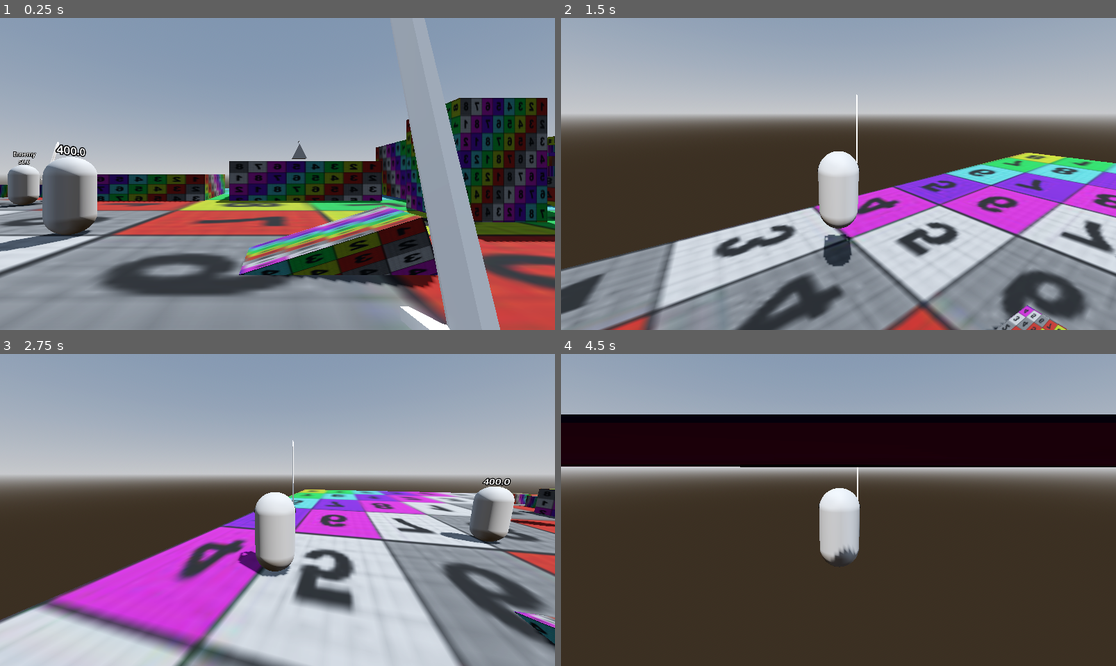
Above: before the commit, frames 1-4 (two rows, left to right).
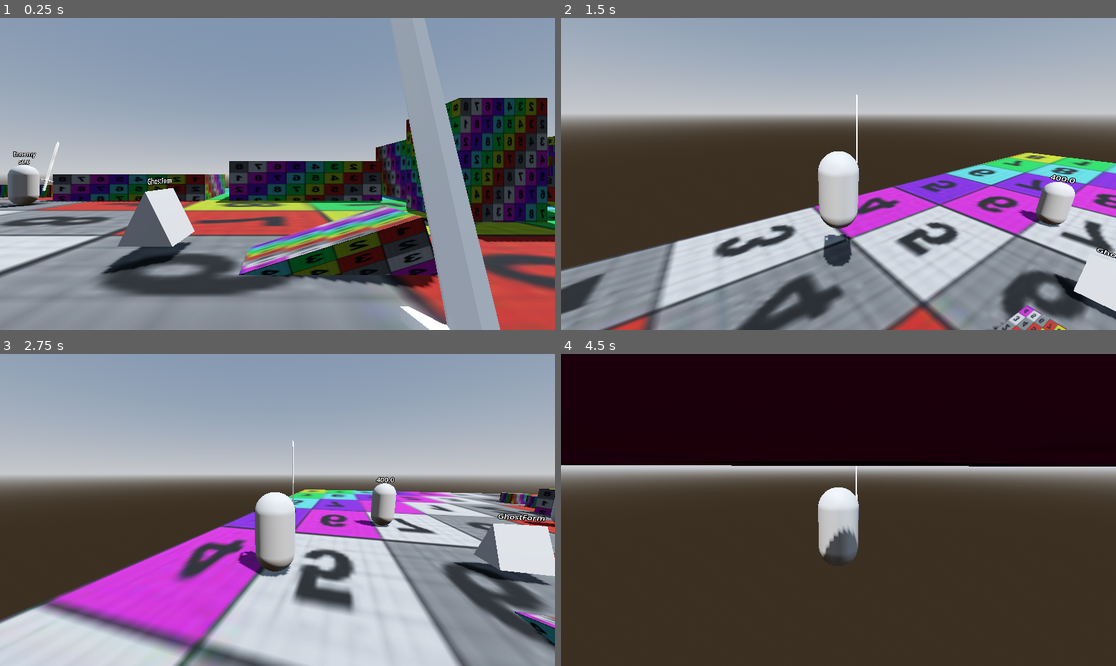
Above: after the commit, the same moments.

Repository: SamTheSagace/DonjonCrawler
Game: Godot game, scene res://scenes/game.tscn
Same seed, same stepped clock (60 frames per second), same inputs: the game is played once before the commit and once after it.
Inputs (mouse positions are in pixels of both pictures, inside the frame that each line leads up to):
- Up to frame 1 (0.25 s): no input
- Up to frame 2 (1.5 s): tap Enter (ui_accept) at 0.5, 0.6 s; move the mouse to (960, 158) at 0.52 s; hold Right (right) 0.53-1.28 s; click (960, 158) at 0.67 s; tap Space (jump) at 0.77 s; move the mouse to (810, 174) at 1.27 s; hold W (forward) from 1.28 s (still down); tap Middle mouse button (camera) at 1.35 s
- Up to frame 3 (2.75 s): keep holding W (forward); tap Space (jump) at 1.52 s; tap Enter (ui_accept) at 1.55, 2.3 s; move the mouse to (288, 503) at 2.02 s; press the mouse at (288, 503) at 2.03 s
- Up to frame 4 (4.5 s): keep holding W (forward); move the mouse to (832, 516) at 2.77 s; release the mouse at (832, 516) at 2.78 s; tap Ctrl (sneak, bound only after the commit) at 2.85 s; tap Space (jump) at 3.02, 3.77 s; tap Enter (ui_accept) at 3.05, 3.8 s; move the mouse to (877, 513) at 3.52 s; hold Shift (sneak, bound only before the commit) 3.53-4.28 s; move the mouse to (794, 506) at 4.27 s; tap Alt (sprint) at 4.35 s

The runs differ from the first frame. In frame 1, 4.9% of the frame differs, in the area x 0-56%, y 39-83%; in frame 2, 2.0%; in frame 3, 4.1%; in frame 4, 20%, in the area x 0-100%, y 0-67%.

Commit message:
added animation on hit, changed the way ghostsword takes its weapon

Diff:
--- a/Components/Characters/NPCs/Dummy/Dummy.tscn
+++ b/Components/Characters/NPCs/Dummy/Dummy.tscn
@@ -1,14 +1,76 @@
-[gd_scene load_steps=7 format=3 uid="uid://pi12nha5o2yq"]
+[gd_scene load_steps=11 format=3 uid="uid://pi12nha5o2yq"]
 
 [ext_resource type="Script" uid="uid://ddgi7w5lbg2k3" path="res://Components/Characters/NPCs/Dummy/dummy.gd" id="1_ti8cp"]
 [ext_resource type="PackedScene" uid="uid://bkcotb4wiqh2g" path="res://Components/Characters/HitboxComponent.tscn" id="2_0n3s4"]
 [ext_resource type="PackedScene" uid="uid://bu866va6wl0v0" path="res://Components/Characters/HealthComponent.tscn" id="3_1sesn"]
+[ext_resource type="Script" uid="uid://2ger1cq2sfsm" path="res://Components/Characters/NPCs/Dummy/body_animation.gd" id="4_6klwy"]
 
 [sub_resource type="CapsuleShape3D" id="CapsuleShape3D_1sesn"]
 
 [sub_resource type="CapsuleShape3D" id="CapsuleShape3D_0n3s4"]
 
 [sub_resource type="CapsuleMesh" id="CapsuleMesh_lhpcd"]
+
+[sub_resource type="Animation" id="Animation_6klwy"]
+length = 0.001
+tracks/0/type = "value"
+tracks/0/imported = false
+tracks/0/enabled = true
+tracks/0/path = NodePath("..:rotation")
+tracks/0/interp = 1
+tracks/0/loop_wrap = true
+tracks/0/keys = {
+"times": PackedFloat32Array(0),
+"transitions": PackedFloat32Array(1),
+"update": 0,
+"values": [Vector3(0, 0, 0)]
+}
+tracks/1/type = "value"
+tracks/1/imported = false
+tracks/1/enabled = true
+tracks/1/path = NodePath("..:position")
+tracks/1/interp = 1
+tracks/1/loop_wrap = true
+tracks/1/keys = {
+"times": PackedFloat32Array(0),
+"transitions": PackedFloat32Array(1),
+"update": 0,
+"values": [Vector3(0, 0, 0)]
+}
+
+[sub_resource type="Animation" id="Animation_0qu2q"]
+resource_name = "damageTaken"
+length = 0.27
+tracks/0/type = "value"
+tracks/0/imported = false
+tracks/0/enabled = true
+tracks/0/path = NodePath("..:rotation")
+tracks/0/interp = 1
+tracks/0/loop_wrap = true
+tracks/0/keys = {
+"times": PackedFloat32Array(0, 0.13333334, 0.27),
+"transitions": PackedFloat32Array(1, 1, 1),
+"update": 0,
+"values": [Vector3(0, 0, 0), Vector3(-0.06607816, 0, 0), Vector3(0, 0, 0)]
+}
+tracks/1/type = "value"
+tracks/1/imported = false
+tracks/1/enabled = true
+tracks/1/path = NodePath("..:position")
+tracks/1/interp = 1
+tracks/1/loop_wrap = true
+tracks/1/keys = {
+"times": PackedFloat32Array(0, 0.13333334, 0.27),
+"transitions": PackedFloat32Array(1, 1, 1),
+"update": 0,
+"values": [Vector3(0, 0, 0), Vector3(0, 0, -0.108848214), Vector3(0, 0, 0)]
+}
+
+[sub_resource type="AnimationLibrary" id="AnimationLibrary_panqs"]
+_data = {
+&"RESET": SubResource("Animation_6klwy"),
+&"damageTaken": SubResource("Animation_0qu2q")
+}
 
 [node name="Dummy" type="CharacterBody3D" node_paths=PackedStringArray("health")]
 script = ExtResource("1_ti8cp")
@@ -39,3 +101,11 @@
 transform = Transform3D(1, 0, 0, 0, 1, 0, 0, 0, 1, 0, 2.1692958, 0)
 pixel_size = 0.009
 text = "eeeeeeeeeeeeeeeee"
+
+[node name="BodyAnimation" type="AnimationPlayer" parent="." node_paths=PackedStringArray("health")]
+root_node = NodePath("../WorldModel/MeshInstance3D")
+libraries = {
+&"": SubResource("AnimationLibrary_panqs")
+}
+script = ExtResource("4_6klwy")
+health = NodePath("../HealthComponent")
--- /dev/null
+++ b/Components/Characters/NPCs/Dummy/body_animation.gd
@@ -0,0 +1,10 @@
+extends AnimationPlayer
+
+@export var health : HealthComponent
+# Called when the node enters the scene tree for the first time.
+func _ready() -> void:
+	health.damageTaken.connect(_on_damage_taken)
+	pass
+
+func _on_damage_taken(dmg):
+	play('damageTaken')
--- a/Components/Characters/NPCs/Dummy/dummy.gd
+++ b/Components/Characters/NPCs/Dummy/dummy.gd
@@ -1,15 +1,17 @@
 extends CharacterBody3D
 
 @export var health : HealthComponent
-
 
 const SPEED = 5.0
 const JUMP_VELOCITY = 4.5
 @export var Regeneration := 2
 func _ready():
 	if health:
+		health.damageTaken.connect(_on_damage_taken)
 		%Health.text = var_to_str(health.health)
 
+func _on_damage_taken(dmg):
+	print(dmg)
 
 func _process(delta):
 	if health:
@@ -17,21 +19,11 @@
 		if health.health < health.Max_health:
 			var dif = health.Max_health - health.health
 			if  dif > Regeneration:
-				print("Regenerating", health.health, health.Max_health)
 				health.health += Regeneration
 			else :
-				print("should complete")
 				health.health += dif
 
 func _physics_process(delta):
 	# Add the gravity.
 	if not is_on_floor():
 		velocity += get_gravity() * delta
-	#var direction = (transform.basis * Vector3(input_dir.x, 0, input_dir.y)).normalized()
-	#if direction:
-		#velocity.x = direction.x * SPEED
-		#velocity.z = direction.z * SPEED
-	#else:
-		#velocity.x = move_toward(velocity.x, 0, SPEED)
-		#velocity.z = move_toward(velocity.z, 0, SPEED)
-	move_and_slide()
--- a/Components/Characters/NPCs/Ennemy1/Ennemy1.tscn
+++ b/Components/Characters/NPCs/Ennemy1/Ennemy1.tscn
@@ -7,6 +7,7 @@
 [ext_resource type="Resource" uid="uid://c73x0ieajhcws" path="res://Components/Objects/weapon_manager/sword/sword.tres" id="4_4h2bd"]
 [ext_resource type="Script" uid="uid://dmlgkbxt4c6mn" path="res://Components/Objects/weapon_manager/Animations/model_anim.gd" id="5_5ya66"]
 [ext_resource type="PackedScene" uid="uid://pj2jrig5rx6h" path="res://Components/Objects/weapon_manager/sword/sword.glb" id="6_4h2bd"]
+[ext_resource type="Script" uid="uid://2ger1cq2sfsm" path="res://Components/Characters/NPCs/Dummy/body_animation.gd" id="8_1v2vy"]
 
 [sub_resource type="CapsuleShape3D" id="CapsuleShape3D_1v2vy"]
 
@@ -50,6 +51,67 @@
 }
 
 [sub_resource type="CapsuleShape3D" id="CapsuleShape3D_4fqi0"]
+
+[sub_resource type="Animation" id="Animation_6klwy"]
+length = 0.001
+tracks/0/type = "value"
+tracks/0/imported = false
+tracks/0/enabled = true
+tracks/0/path = NodePath("..:rotation")
+tracks/0/interp = 1
+tracks/0/loop_wrap = true
+tracks/0/keys = {
+"times": PackedFloat32Array(0),
+"transitions": PackedFloat32Array(1),
+"update": 0,
+"values": [Vector3(0, 0, 0)]
+}
+tracks/1/type = "value"
+tracks/1/imported = false
+tracks/1/enabled = true
+tracks/1/path = NodePath("..:position")
+tracks/1/interp = 1
+tracks/1/loop_wrap = true
+tracks/1/keys = {
+"times": PackedFloat32Array(0),
+"transitions": PackedFloat32Array(1),
+"update": 0,
+"values": [Vector3(0, 0, 0)]
+}
+
+[sub_resource type="Animation" id="Animation_0qu2q"]
+resource_name = "damageTaken"
+length = 0.27
+tracks/0/type = "value"
+tracks/0/imported = false
+tracks/0/enabled = true
+tracks/0/path = NodePath("..:rotation")
+tracks/0/interp = 1
+tracks/0/loop_wrap = true
+tracks/0/keys = {
+"times": PackedFloat32Array(0, 0.13333334, 0.27),
+"transitions": PackedFloat32Array(1, 1, 1),
+"update": 0,
+"values": [Vector3(0, 0, 0), Vector3(-0.06607816, 0, 0), Vector3(0, 0, 0)]
+}
+tracks/1/type = "value"
+tracks/1/imported = false
+tracks/1/enabled = true
+tracks/1/path = NodePath("..:position")
+tracks/1/interp = 1
+tracks/1/loop_wrap = true
+tracks/1/keys = {
+"times": PackedFloat32Array(0, 0.13333334, 0.27),
+"transitions": PackedFloat32Array(1, 1, 1),
+"update": 0,
+"values": [Vector3(0, 0, 0), Vector3(0, 0, -0.108848214), Vector3(0, 0, 0)]
+}
+
+[sub_resource type="AnimationLibrary" id="AnimationLibrary_panqs"]
+_data = {
+&"RESET": SubResource("Animation_6klwy"),
+&"damageTaken": SubResource("Animation_0qu2q")
+}
 
 [node name="Ennemy1" type="CharacterBody3D" node_paths=PackedStringArray("health")]
 script = ExtResource("1_4h2bd")
@@ -103,3 +165,11 @@
 [node name="FloorColision" type="CollisionShape3D" parent="."]
 transform = Transform3D(1, 0, 0, 0, 1, 0, 0, 0, 1, 0, 1, 0)
 shape = SubResource("CapsuleShape3D_4fqi0")
+
+[node name="BodyAnimation" type="AnimationPlayer" parent="." node_paths=PackedStringArray("health")]
+root_node = NodePath("../WorldModel/MeshInstance3D")
+libraries = {
+&"": SubResource("AnimationLibrary_panqs")
+}
+script = ExtResource("8_1v2vy")
+health = NodePath("../HealthComponent")
--- a/Components/Characters/NPCs/Ennemy1/ennemy_1.gd
+++ b/Components/Characters/NPCs/Ennemy1/ennemy_1.gd
@@ -16,8 +16,8 @@
 		velocity += get_gravity() * delta
 
 	# Handle jump.
-	if Input.is_action_just_pressed("ui_accept") and is_on_floor():
-		velocity.y = JUMP_VELOCITY
+	#if Input.is_act&ion_just_pressed("ui_accept") and is_on_floor():
+		#velocity.y = JUMP_VELOCITY
 
 	# Get the input direction and handle the movement/deceleration.
 	# As good practice, you should replace UI actions with custom gameplay actions.
--- a/Components/Characters/health_component.gd
+++ b/Components/Characters/health_component.gd
@@ -4,13 +4,14 @@
 @export var Max_health := 50
 
 var health : float
-
+signal damageTaken(dmg)
 
 func _ready():
 	health = Max_health
 
 func damage(attack: Attack):
-	print(attack.attack_Damage)
+	emit_signal('damageTaken',attack.attack_Damage)
 	health -= attack.attack_Damage
+
 	if health <= 0:
 		get_parent().queue_free()
--- a/Components/Characters/hitbox_component.gd
+++ b/Components/Characters/hitbox_component.gd
@@ -4,6 +4,5 @@
 @export var health_component : HealthComponent
 
 func damage(attack: Attack):
-	print("arg")
 	if health_component:
 		health_component.damage(attack)
--- a/Components/Characters/player/Player.tscn
+++ b/Components/Characters/player/Player.tscn
@@ -118,12 +118,11 @@
 [node name="Hand" type="Node3D" parent="WorldModel/body"]
 transform = Transform3D(1, 0, 0, 0, 0.9659255, 0.25881895, 0, -0.25881895, 0.9659255, 0.5, 0, -0.5)
 
-[node name="WorldModelAnimation" type="AnimationPlayer" parent="WorldModel/body/Hand" node_paths=PackedStringArray("player", "weaponManager")]
+[node name="WorldModelAnimation" type="AnimationPlayer" parent="WorldModel/body/Hand" node_paths=PackedStringArray("weaponManager")]
 libraries = {
 &"": SubResource("AnimationLibrary_6r5ir")
 }
 script = ExtResource("6_6r5ir")
-player = NodePath("../../../..")
 weaponManager = NodePath("../../../../WeaponManager")
 
 [node name="sword" parent="WorldModel/body/Hand" instance=ExtResource("4_eef07")]
@@ -157,12 +156,11 @@
 unique_name_in_owner = true
 transform = Transform3D(1, 0, 0, 0, 0.9659255, 0.25881895, 0, -0.25881895, 0.9659255, 0.5, -0.5, -0.5)
 
-[node name="ViewModelAnim" type="AnimationPlayer" parent="Head/SpringArm3D/CameraSmooth/Camera3D/ViewModel" node_paths=PackedStringArray("player", "weaponManager")]
+[node name="ViewModelAnim" type="AnimationPlayer" parent="Head/SpringArm3D/CameraSmooth/Camera3D/ViewModel" node_paths=PackedStringArray("weaponManager")]
 libraries = {
 &"": SubResource("AnimationLibrary_gxfno")
 }
 script = ExtResource("6_6r5ir")
-player = NodePath("../../../../../..")
 weaponManager = NodePath("../../../../../../WeaponManager")
 
 [node name="sword" parent="Head/SpringArm3D/CameraSmooth/Camera3D/ViewModel" instance=ExtResource("4_eef07")]
--- a/Components/Characters/player/player.gd
+++ b/Components/Characters/player/player.gd
@@ -25,10 +25,6 @@
 const MAX_STEP_HEIGHT = 0.5
 var _snapped_to_stairs_last_frame := false
 var _last_frame_was_on_floor = -INF
-
-
-@export var view_model_anim : AnimationPlayer
-@export var world_model_anim : AnimationPlayer
 
 
 @onready var head = $Head
--- a/Components/Objects/Upgrades/GhostArm/GhostArm.tres
+++ b/Components/Objects/Upgrades/GhostArm/GhostArm.tres
@@ -1,10 +1,12 @@
-[gd_resource type="Resource" script_class="GhostArmUpgrade" load_steps=3 format=3 uid="uid://cwwovcfxr5kig"]
+[gd_resource type="Resource" script_class="GhostArmUpgrade" load_steps=4 format=3 uid="uid://cwwovcfxr5kig"]
 
 [ext_resource type="PackedScene" uid="uid://cw52heitjln8m" path="res://Components/Objects/Upgrades/GhostArm/GhostArm.tscn" id="1_48ohy"]
 [ext_resource type="Script" uid="uid://b4glvkccnds77" path="res://Components/Objects/Upgrades/GhostArm/ghostarm_upgrade.gd" id="1_eesle"]
+[ext_resource type="PackedScene" uid="uid://dqk37xiv1iifh" path="res://Components/Objects/Upgrades/GhostArm/ghostSword.tscn" id="1_qfrgb"]
 
 [resource]
 script = ExtResource("1_eesle")
 ghost_Model = ExtResource("1_48ohy")
+ghostSword = ExtResource("1_qfrgb")
 upgrade_name = "GhostForm"
 metadata/_custom_type_script = "uid://b4glvkccnds77"
--- a/Components/Objects/Upgrades/GhostArm/GhostArm.tscn
+++ b/Components/Objects/Upgrades/GhostArm/GhostArm.tscn
@@ -7,6 +7,21 @@
 
 [sub_resource type="BoxMesh" id="BoxMesh_fnie5"]
 size = Vector3(0.235, 0.2, 1.03)
+
+[sub_resource type="Animation" id="Animation_fnie5"]
+length = 0.001
+tracks/0/type = "value"
+tracks/0/imported = false
+tracks/0/enabled = true
+tracks/0/path = NodePath(".:rotation")
+tracks/0/interp = 1
+tracks/0/loop_wrap = true
+tracks/0/keys = {
+"times": PackedFloat32Array(0),
+"transitions": PackedFloat32Array(1),
+"update": 0,
+"values": [Vector3(0, 0, 0)]
+}
 
 [sub_resource type="Animation" id="Animation_34j08"]
 resource_name = "sword_slash"
@@ -22,21 +37,6 @@
 "transitions": PackedFloat32Array(1, 1, 1),
 "update": 0,
 "values": [Vector3(0, 0, 0), Vector3(-1.5707964, 0, 0), Vector3(0, 0, 0)]
-}
-
-[sub_resource type="Animation" id="Animation_fnie5"]
-length = 0.001
-tracks/0/type = "value"
-tracks/0/imported = false
-tracks/0/enabled = true
-tracks/0/path = NodePath(".:rotation")
-tracks/0/interp = 1
-tracks/0/loop_wrap = true
-tracks/0/keys = {
-"times": PackedFloat32Array(0),
-"transitions": PackedFloat32Array(1),
-"update": 0,
-"values": [Vector3(0, 0, 0)]
 }
 
 [sub_resource type="AnimationLibrary" id="AnimationLibrary_is7yy"]
@@ -62,12 +62,11 @@
 [node name="Hand" type="Node3D" parent="Arm"]
 transform = Transform3D(1, 0, 0, 0, 1, 0, 0, 0, 1, 0, 0.00088992715, -0.41162392)
 
-[node name="AnimationPlayer" type="AnimationPlayer" parent="Arm/Hand" node_paths=PackedStringArray("player", "weaponManager")]
+[node name="AnimationPlayer" type="AnimationPlayer" parent="Arm/Hand" node_paths=PackedStringArray("weaponManager")]
 libraries = {
 &"": SubResource("AnimationLibrary_is7yy")
 }
 script = ExtResource("3_fnie5")
-player = NodePath("../../..")
 weaponManager = NodePath("../../../WeaponManager")
 
 [node name="Sword" parent="Arm/Hand" instance=ExtResource("1_0igo3")]
--- /dev/null
+++ b/Components/Objects/Upgrades/GhostArm/ghostSword.tscn
@@ -0,0 +1,20 @@
+[gd_scene load_steps=5 format=3 uid="uid://dqk37xiv1iifh"]
+
+[ext_resource type="Script" uid="uid://bcv7ts0prtkio" path="res://Components/Objects/weapon_manager/weapon.gd" id="1_qopsv"]
+[ext_resource type="PackedScene" uid="uid://pj2jrig5rx6h" path="res://Components/Objects/weapon_manager/sword/sword.glb" id="2_drqx1"]
+[ext_resource type="PackedScene" uid="uid://clwgv660wr2ck" path="res://Components/Objects/weapon_manager/weaponHurtbox.tscn" id="3_qcn6l"]
+
+[sub_resource type="BoxShape3D" id="BoxShape3D_rspo1"]
+size = Vector3(0.03, 3, 0.2)
+
+[node name="Sword" type="Node3D"]
+script = ExtResource("1_qopsv")
+
+[node name="sword" parent="." instance=ExtResource("2_drqx1")]
+transform = Transform3D(1, 0, 0, 0, 1.315, 0, 0, 0, 1, 0, 0.2, 0)
+
+[node name="WeaponHitbox" parent="." instance=ExtResource("3_qcn6l")]
+
+[node name="CollisionShape3D" type="CollisionShape3D" parent="WeaponHitbox"]
+transform = Transform3D(1, 0, 0, 0, 1, 0, 0, 0, 1, 0, 1.7, 0)
+shape = SubResource("BoxShape3D_rspo1")
--- a/Components/Objects/Upgrades/GhostArm/ghostarm_upgrade.gd
+++ b/Components/Objects/Upgrades/GhostArm/ghostarm_upgrade.gd
@@ -2,6 +2,10 @@
 extends BasePlayerUpgrade
 
 @export var ghost_Model: PackedScene
+@export var ghostSword : PackedScene
+@export var ghostBow : PackedScene
+@export var ghostSpear : PackedScene
+
 
 var weaponManager : WeaponManager
 var ghostWeaponManager : WeaponManager
@@ -18,5 +22,7 @@
 	player.attackInput.connect(Callable(ghost, "_on_player_attack"))
 	ghostWeaponManager.weapon_resource =  weaponManager.weapon_resource.duplicate()
 	ghostWeaponManager.weapon_resource.damage = weaponManager.weapon_resource.damage * .5
+	if ghostWeaponManager.weapon_resource.weapon_type == WeaponType.Type.MELEE:
+		ghostWeaponManager.weapon_resource.world_model = ghostSword
 	player.add_child(ghost)
 	ghost.global_position = player.global_position
--- a/Components/Objects/weapon_manager/Animations/model_anim.gd
+++ b/Components/Objects/weapon_manager/Animations/model_anim.gd
@@ -7,9 +7,14 @@
 	pass
 
 func _on_attackInput(weapon_resource: WeaponResource):
-		if(weapon_resource.weapon_type == WeaponType.Type.MELEE):
+		var type := weapon_resource.weapon_type
+		var expectType := WeaponType.Type
+		if( type == expectType.MELEE):
 			play("sword_slash")
-
+		if( type == expectType.RANGED):
+			print("ranged")
+		else:
+			play("sword_slash")
 
 # Called every frame. 'delta' is the elapsed time since the previous frame.
 func _process(delta: float) -> void:
--- a/Components/Objects/weapon_manager/weapon_manager.gd
+++ b/Components/Objects/weapon_manager/weapon_manager.gd
@@ -9,7 +9,7 @@
 
 var model_instance : Weapon
 
-signal attack_Animation(new_value)
+signal attack_Animation(weapon_ressource)
 
 func update_weapon_model() -> void:
 	if weapon_resource != null:
@@ -17,7 +17,7 @@
 			view_model_container.add_child(weapon_resource.view_model.instantiate())
 		if world_model_container and weapon_resource.world_model:
 			model_instance = weapon_resource.world_model.instantiate()
-			model_instance.hit_Hitbox.connect(attack)
+			model_instance.hit_Hitbox.connect(attack_Hit)
 			world_model_container.add_child(model_instance)
 
 func _ready() -> void:
@@ -29,7 +29,7 @@
 
 	pass
 
-func attack(hitbox):
+func attack_Hit(hitbox):
 	var attack = Attack.new()
 	attack.attack_Damage = weapon_resource.damage
 	hitbox.damage(attack)
--- a/project.godot
+++ b/project.godot
@@ -69,12 +69,12 @@
 sprint={
 "deadzone": 0.5,
 "events": [Object(InputEventKey,"resource_local_to_scene":false,"resource_name":"","device":-1,"window_id":0,"alt_press …(195 unchanged characters)…
-, Object(InputEventKey,"resource_local_to_scene":false,"reso …(137 unchanged characters)… se,"keycode":0,"physical_keycode":4194326,"key_label":0,"unicode":0,"location":0,"echo":false,"script":null)
+, Object(InputEventKey,"resource_local_to_scene":false,"reso …(137 unchanged characters)… se,"keycode":0,"physical_keycode":4194325,"key_label":0,"unicode":0,"location":0,"echo":false,"script":null)
 ]
 }
 sneak={
 "deadzone": 0.5,
-"events": [Object(InputEventKey,"resource_local_to_scene":fa …(146 unchanged characters)… se,"keycode":0,"physical_keycode":4194325,"key_label":0,"unicode":0,"location":0,"echo":false,"script":null)
+"events": [Object(InputEventKey,"resource_local_to_scene":fa …(146 unchanged characters)… se,"keycode":0,"physical_keycode":4194326,"key_label":0,"unicode":0,"location":0,"echo":false,"script":null)
 ]
 }
 right_clic={
--- a/scenes/game.tscn
+++ b/scenes/game.tscn
@@ -38,10 +38,10 @@
 transform = Transform3D(1, 0, 0, 0, 1, 0, 0, 0, 1, -12.511, 0, 8.651)
 
 [node name="Dummy" parent="." instance=ExtResource("10_vtaks")]
-transform = Transform3D(-4.371139e-08, 0, 1, 0, 1, 0, -1, 0, -4.371139e-08, -17.799, 0, 3.365)
+transform = Transform3D(-4.371139e-08, 0, 1, 0, 1, 0, -1, 0, -4.371139e-08, -19.234, 0, 6.621)
 
 [node name="Upgrade" parent="." instance=ExtResource("4_lbhrr")]
-transform = Transform3D(1, 0, 0, 0, 1, 0, 0, 0, 1, -10.944503, 2.6498623, -5.764915)
+transform = Transform3D(1, 0, 0, 0, 1, 0, 0, 0, 1, -14.855737, 0.24022675, 4.467176)
 upgrade = ExtResource("6_p57ef")
 
 [node name="Ennemy1" parent="." instance=ExtResource("7_u5sy4")]
Not shown, added: Components/Characters/NPCs/Dummy/body_animation.gd.uid
Not shown: 1 places in Components/Characters/NPCs/Ennemy1/Ennemy1.tscn that only renumber resources
